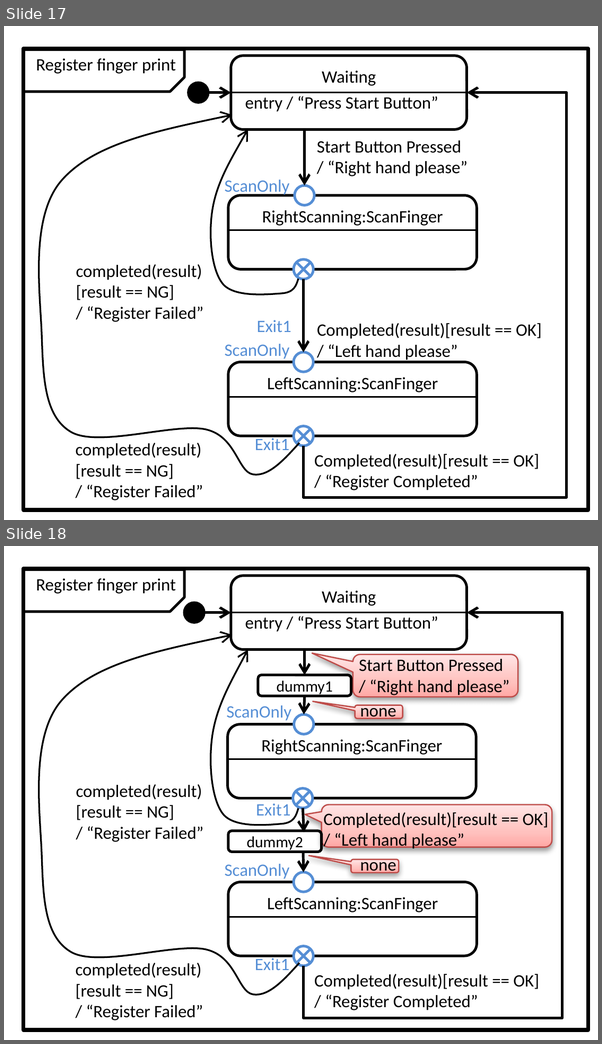
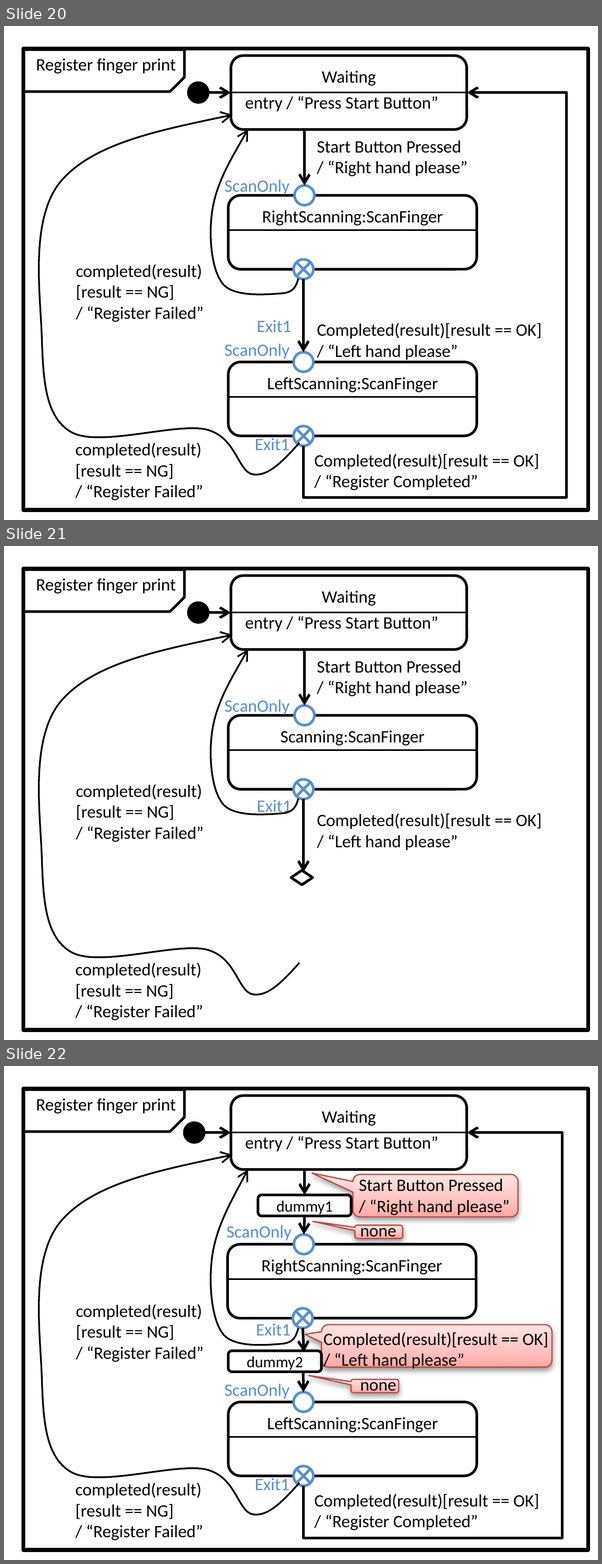
Before and after one commit to redboltz/cpp_sample, a slide deck: boost_training/msm/fig.pptx. Shown one above the other, each under a label of ours: slides 17 and 18 before the commit, slides 20, 21 and 22 after it. The pictures are 602x1044 and 602x1564 pixels, drawn with LibreOffice and Linux fonts; fonts in the diff are those of the drawing. Boxes give left, top, right and bottom in pixels: in the first picture for what was removed or moved away, otherwise in the second. Text is boxed around its words. In the diff, an @@ line names an element or a change of style, - is before the commit and + after.

```diff
--- a/boost_training/msm/fig.pptx
+++ b/boost_training/msm/fig.pptx
@@ slide 21 added at (4,546,598,1040), background #FFFFFF @@
@@ rectangle added at (23,569,586,1030), outline #000000 2.25 pt @@
@@ snip rect added at (23,570,184,611), outline #000000 1.5 pt @@
@@ rounded rectangle added at (231,576,467,650), outline #000000 1.5 pt, 10 pt, text #000000 @@
+Waiting
@@ text added at (36,578,176,594), 10 pt, text #000000 @@
+Register finger print
@@ ellipse added at (188,603,209,622), fill #000000, outline #000000 1.5 pt @@
@@ arrow added from (208, 612) to (231, 612), #000000 1.5 pt @@
@@ line added from (231, 612) to (466, 612), #000000 1 pt @@
@@ text added at (245,616,438,632), 10 pt, text #000000 @@
+entry / “Press Start Button”
@@ freeform shape added at (39,635,299,995), outline #000000 1 pt @@
@@ freeform shape added at (210,649,298,815), outline #000000 1 pt @@
@@ arrow added from (304, 650) to (304, 706), #000000 1.5 pt @@
@@ text added at (317,660,468,697), 10 pt, text #000000 @@
+Start Button Pressed
+/ “Right hand please”
@@ text added at (224,700,290,716), 10 pt, text #558ED5 @@
+ScanOnly
@@ rounded rectangle added at (227,716,476,789), outline #000000 1.5 pt, 10 pt, text #000000 @@
+Scanning:ScanFinger
@@ ellipse added at (294,706,314,726), fill #FFFFFF, outline #558ED5 1.5 pt @@
@@ line added from (229, 751) to (476, 751), #000000 1 pt @@
@@ ellipse added at (293,779,312,799), fill #FFFFFF, outline #558ED5 1.5 pt @@
@@ line added from (297, 782) to (310, 796), #558ED5 1.5 pt @@
@@ line added from (310, 782) to (297, 796), #558ED5 1.5 pt @@
@@ text added at (76,784,203,842), 10 pt, text #000000 @@
+completed(result)
+[result == NG]
+/ “Register Failed”
@@ text added at (257,800,291,816), 10 pt, text #558ED5 @@
+Exit1
@@ arrow added from (303, 799) to (303, 872), #000000 1.5 pt @@
@@ text added at (317,814,541,851), 10 pt, text #000000 @@
+Completed(result)[result == OK]
+/ “Left hand please”
@@ diamond added at (290,871,311,886), fill #FFFFFF, outline #000000 1.5 pt @@
@@ text added at (76,963,203,1021), 10 pt, text #000000 @@
+completed(result)
+[result == NG]
+/ “Register Failed”
@@ what was slide 17 is now slide 20 @@
@@ what was slide 18 is now slide 22 @@
```
Also in this commit, not shown: 3 other slides added, 5 other files.
